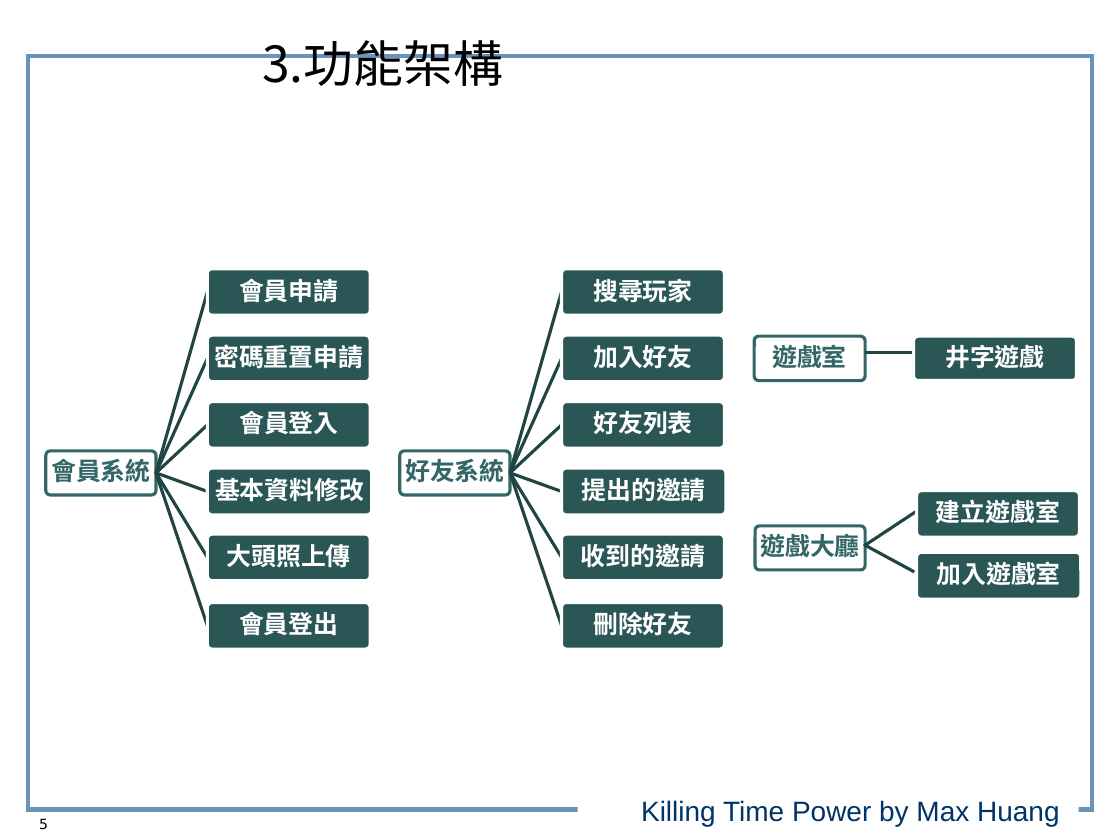
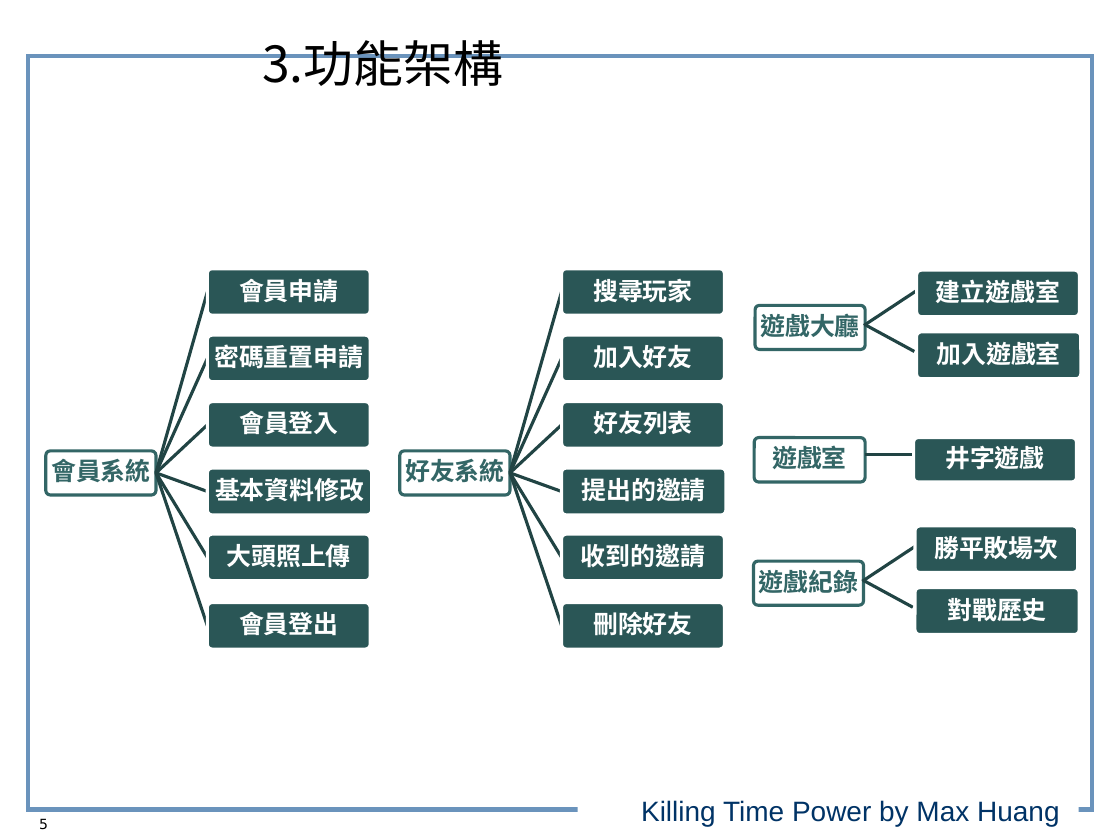
Before and after one commit to sherlockmax/killingtime, a slide deck: slide 5 of doc/KillingTimeReport_V2.pptx. Drawn at 1120x840 pixels with LibreOffice and Linux fonts; fonts in the diff are those of the drawing; background and template pictures are left out. Boxes give left, top, right and bottom in pixels: in the first picture for what was removed or moved away, otherwise in the second. Text is boxed around its words. In the diff, an @@ line names an element or a change of style, - is before the commit and + after.

```diff
--- a/doc/KillingTimeReport_V2.pptx
+++ b/doc/KillingTimeReport_V2.pptx
@@ freeform shape added at <box>863,290,918,330</box>, outline #224545 2 pt @@
@@ rounded rectangle added at <box>916,270,1079,317</box>, fill #2A5656, outline #FFFFFF 2 pt @@
@@ rounded rectangle: place and size @@
-rounded rectangle at <box>754,336,865,381</box>
+rounded rectangle at <box>755,306,865,349</box>
@@ freeform shape at <box>863,325,918,358</box>: rotation 359 to 28 degrees; outline redrawn @@
@@ rounded rectangle: place and size @@
-rounded rectangle at <box>914,336,1076,381</box>
+rounded rectangle at <box>916,332,1081,379</box>
@@ 3 texts: place and size @@
-3 texts at <box>760,499,1061,585</box>
+3 texts at <box>760,279,1061,365</box>
@@ rounded rectangle added at <box>754,438,865,483</box>, fill #FFFFFF, outline #336666 2 pt @@
@@ text "遊戲室": place and size @@
-text "遊戲室" at <box>772,345,846,368</box>
+text "遊戲室" at <box>772,446,846,469</box>
@@ rounded rectangle: place and size @@
-rounded rectangle at <box>916,491,1079,538</box>
+rounded rectangle at <box>914,438,1076,483</box>
@@ text "井字遊戲": place and size @@
-text "井字遊戲" at <box>945,345,1044,369</box>
+text "井字遊戲" at <box>945,446,1044,470</box>
@@ freeform shape added at <box>865,451,913,468</box>, outline #224545 2 pt @@
@@ rounded rectangle: place and size @@
-rounded rectangle at <box>916,552,1081,599</box>
+rounded rectangle at <box>915,526,1077,573</box>
@@ rounded rectangle: place and size @@
-rounded rectangle at <box>755,526,865,570</box>
+rounded rectangle at <box>754,561,864,605</box>
@@ freeform shape at <box>862,546,917,585</box>: rotation 28 to 326 degrees; outline redrawn @@
@@ freeform shape at <box>862,580,916,614</box>: rotation 326 to 28 degrees; outline redrawn @@
@@ group added at <box>759,536,1080,635</box>: 3 texts, 1 rounded rectangle @@
+遊戲紀錄
+勝平敗場次
+對戰歷史
```
Also in this commit, not shown: 2 other slides changed, 2 other files.
